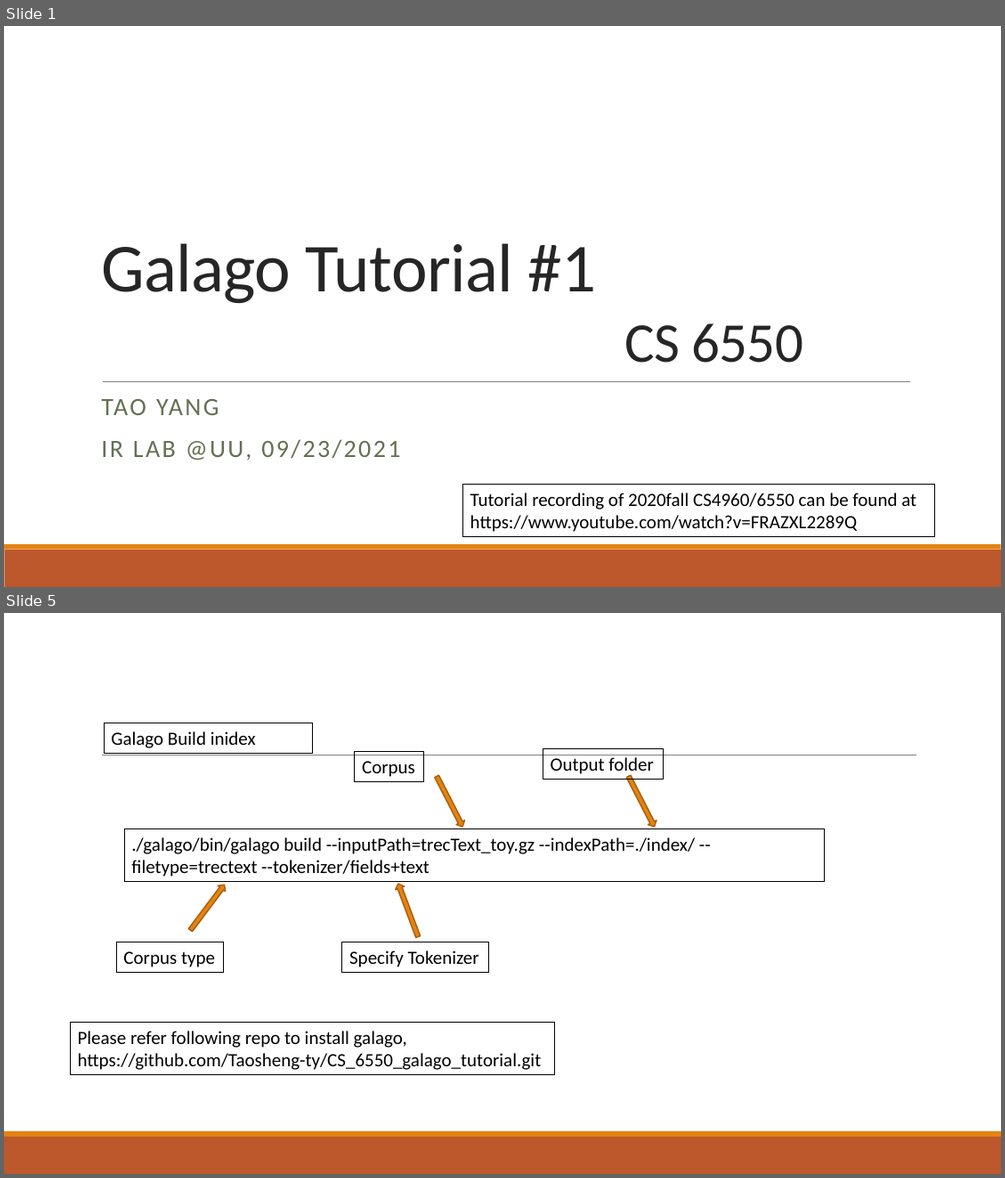
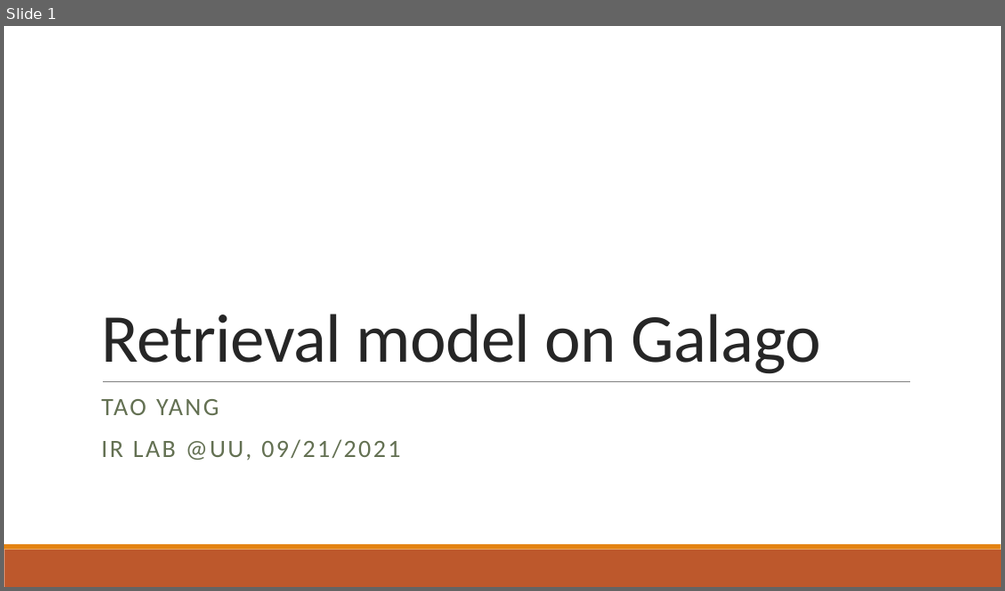
Before and after one commit to Taosheng-ty/CS_6550_galago_tutorial, a slide deck: tutorial_2.pptx. Shown one above the other, each under a label of ours: slides 1 and 5 before the commit, slide 1 after it; the slides between them are not shown. The pictures are 1005x1178 and 1005x591 pixels, drawn with LibreOffice and Linux fonts; fonts in the diff are those of the drawing. Boxes give left, top, right and bottom in pixels: in the first picture for what was removed or moved away, otherwise in the second. Text is boxed around its words. In the diff, an @@ line names an element or a change of style, - is before the commit and + after.

Commit message:
update tutorial_2

```diff
--- a/tutorial_2.pptx
+++ b/tutorial_2.pptx
@@ slide 5 removed at box(4, 613, 1001, 1174), background #FFFFFF; not listed: 2 template elements that a slide beside it also shows @@
@@ rectangle removed at box(104, 723, 312, 753) @@
-Galago Build inidex
@@ line removed from (102, 755) to (917, 755) @@
@@ rectangle removed at box(355, 751, 423, 781) @@
-Corpus
@@ rectangle removed at box(543, 749, 663, 779) @@
-Output folder
@@ down arrow removed at box(433, 774, 468, 829) @@
@@ down arrow removed at box(624, 774, 659, 829) @@
@@ rectangle removed at box(124, 829, 825, 882) @@
-./galago/bin/galago build --inputPath=trecText_toy.gz --indexPath=./index/ --filetype=trectext --tokenizer/fields+text
@@ down arrow removed at box(186, 882, 228, 933) @@
@@ down arrow removed at box(394, 882, 422, 938) @@
@@ rectangle removed at box(116, 942, 224, 972) @@
-Corpus type
@@ rectangle removed at box(342, 942, 488, 972) @@
-Specify Tokenizer
@@ rectangle removed at box(70, 1022, 554, 1075) @@
-Please refer following repo to install galago,
-https://github.com/Taosheng-ty/CS_6550_galago_tutorial.git
@@ slide 1 changed as well @@
@@ title at box(101, 313, 821, 374): text changed @@
-Galago Tutorial #1
-CS 6550
+Retrieval model on Galago
@@ subtitle at box(101, 439, 400, 460): text changed @@
-IR LAB @UU, 09/23/2021
+IR LAB @UU, 09/21/2021
@@ rectangle removed at box(463, 483, 935, 537) @@
-Tutorial recording of 2020fall CS4960/6550 can be found at
-https://www.youtube.com/watch?v=FRAZXL2289Q
```
Also in this commit, not shown: 1 other slide changed, 4 slides added, 5 other slides removed.
